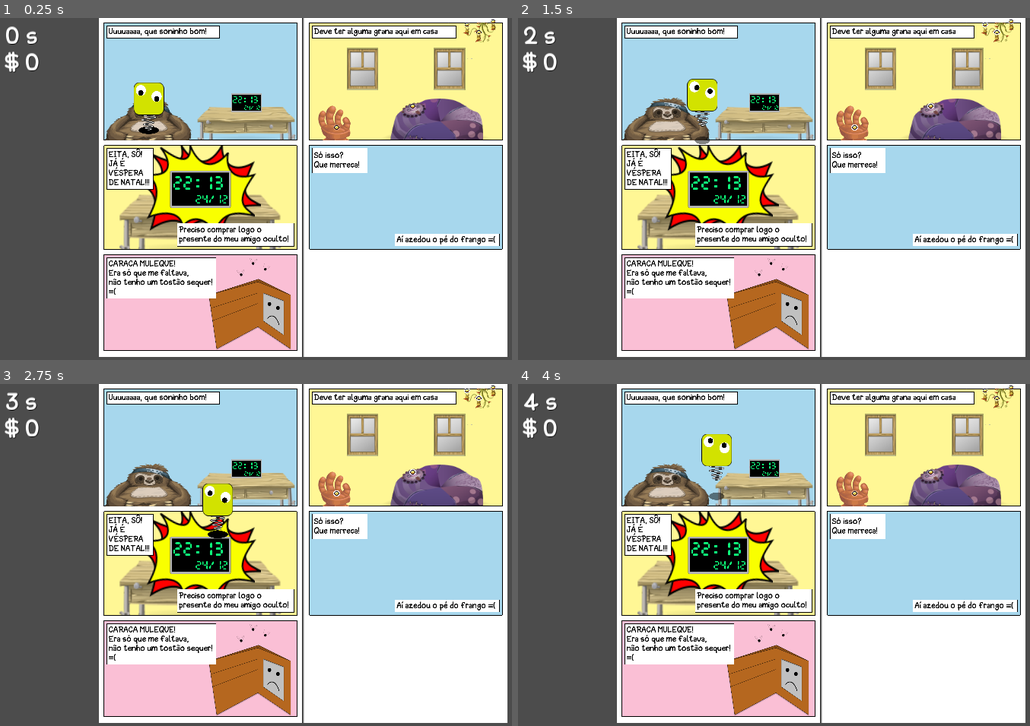
Above: before the commit, frames 1-4 (two rows, left to right).
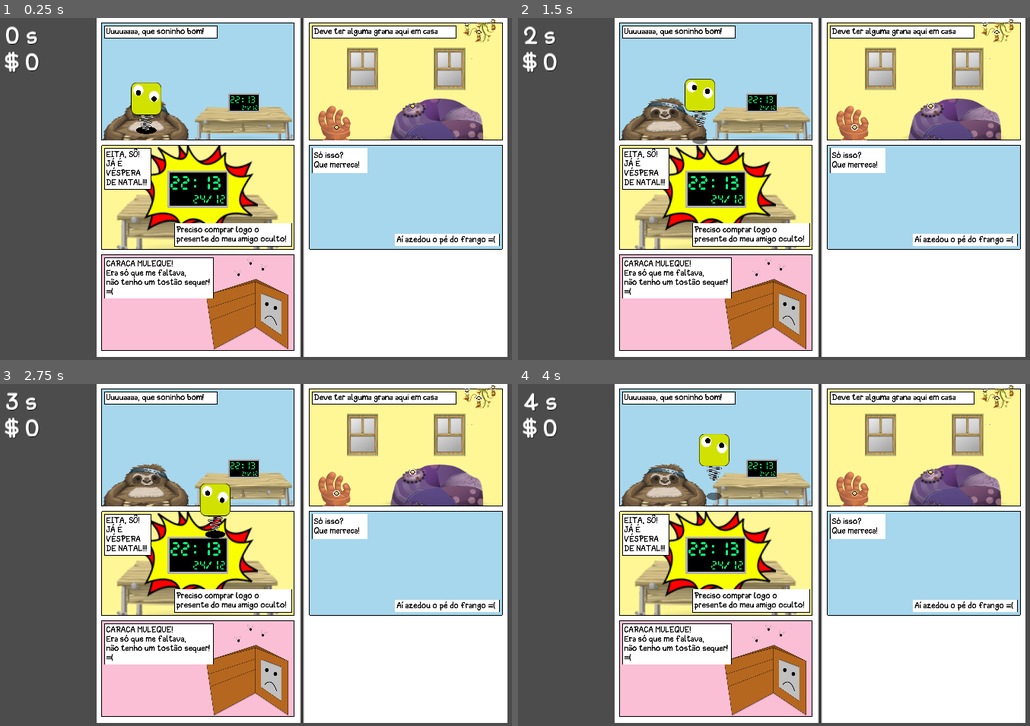
Above: after the commit, the same moments.

Repository: gilzoide/dindim-pro-presentim
Game: Godot game, scene res://Main.tscn
Same seed, same stepped clock (60 frames per second), same inputs: the game is played once before the commit and once after it.
Inputs:
- Up to frame 1 (0.25 s): no input
- Up to frame 2 (1.5 s): hold D (move_right) 0.53-1.28 s; tap Space (pulo) at 0.77 s; hold S (move_down) from 1.28 s (still down)
- Up to frame 3 (2.75 s): tap Space (pulo) at 1.52 s; release S (move_down) at 2.03 s; hold D (move_right) from 2.03 s (still down)
- Up to frame 4 (4 s): release D (move_right) at 2.78 s; hold W (move_up) 2.78-3.53 s; tap Space (pulo) at 3.02, 3.77 s; hold A (move_left) from 3.53 s (still down)

The runs differ from the first frame. In frame 1, 7.9% of the frame differs, in the area x 18-59%, y 0-100%; in frame 2, 8.0%; in frame 3, 7.9%; in frame 4, 8.1%.

Commit message:
Fix meio do Gibi

Diff:
--- a/Pagina/Gibi.tscn
+++ b/Pagina/Gibi.tscn
@@ -34,8 +34,7 @@
 controlPath = NodePath("..")
 
 [node name="PageHolderLeft" type="Control" parent="."]
-margin_left = -1264.0
-margin_right = 16.0
+margin_left = -1280.0
 margin_bottom = 2000.0
 __meta__ = {
 "_edit_use_anchors_": false
